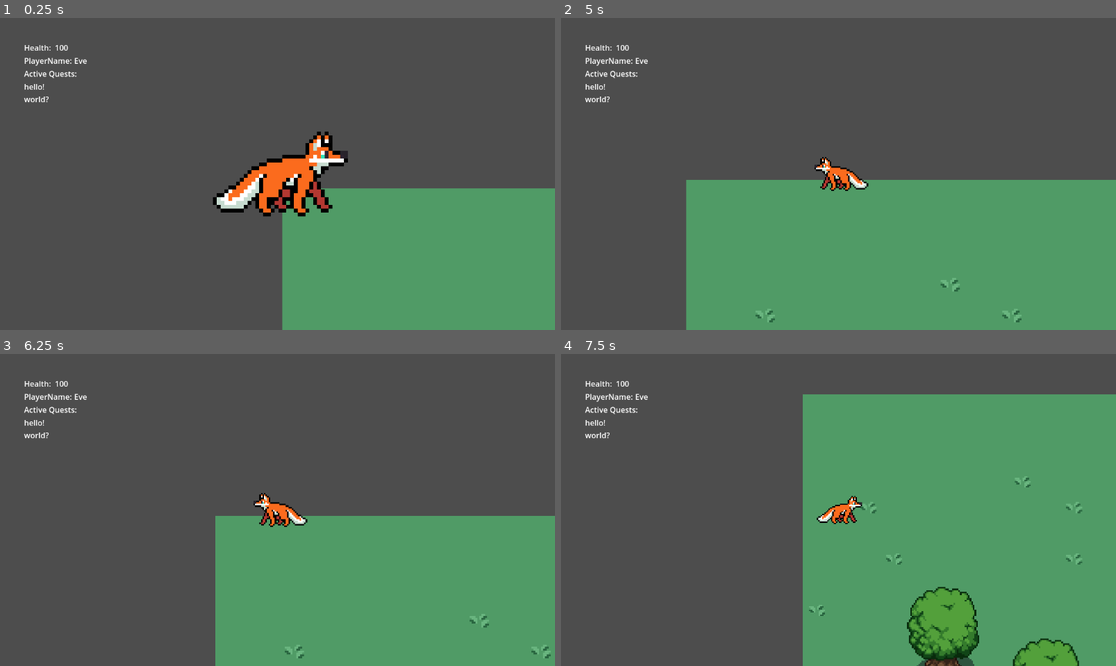
Above: before the commit, frames 1-4 (two rows, left to right).
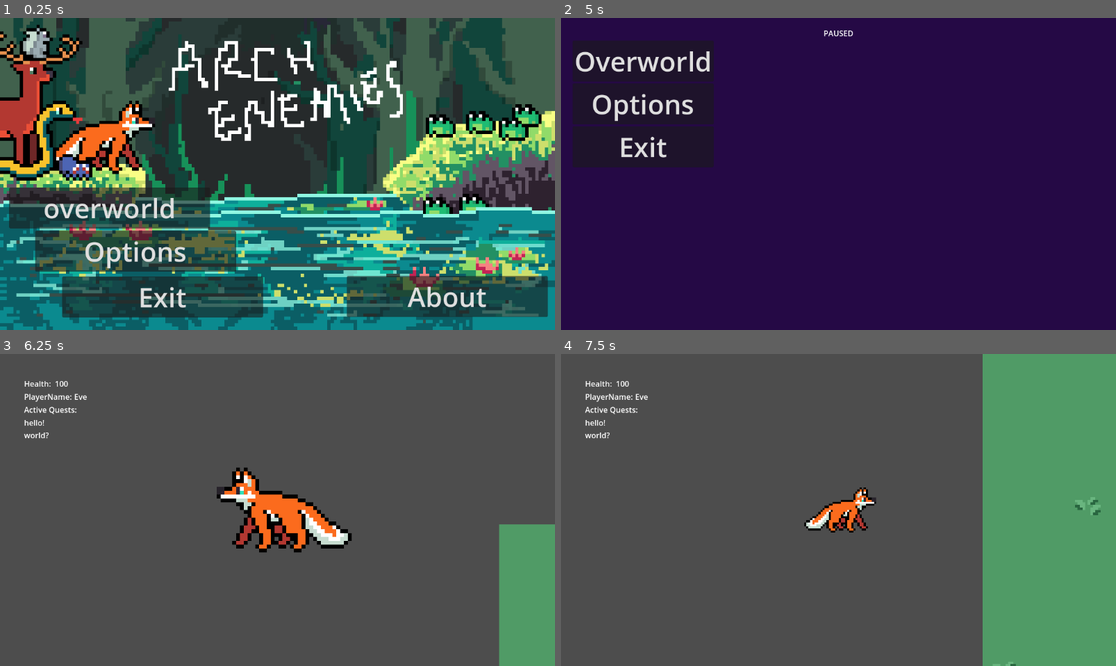
Above: after the commit, the same moments.

Repository: mango-gremlin/arch-enemies
Game: Godot game, scene res://ui/main_menu/main_menu.tscn
Two runs of this game, one before a commit and one after it. Both use one fixed random seed, a clock stepped at 60 frames per second and the inputs below. Before the commit the project starts from res://maingame.tscn.
Inputs (mouse positions are in pixels of both pictures, inside the frame that each line leads up to):
- Up to frame 1 (0.25 s): no input
- Up to frame 2 (5 s): click (672, 208) at 0.5 s, where only the run after the commit has a clickable "overworld"; tap Enter at 1.25 s; move the mouse to (960, 158) at 1.27 s; hold D (move_right) 1.28-2.03 s; tap Q (use_item, bound only after the commit) at 1.35, 2.3, 3.05, 3.8, 4.35 s; move the mouse to (727, 189) at 2.02 s; hold S (move_down) 2.03-2.78 s; tap E (interact_overworld) at 2.1 s; move the mouse to (894, 105) at 2.77 s; hold D (move_right) 2.78-3.53 s; hold Mouse wheel down (zoom_in) 2.78-3.53 s; move the mouse to (810, 236) at 3.52 s; hold W (move_up) 3.53-4.28 s; tap Mouse wheel up (zoom_out) at 3.6 s; move the mouse to (1005, 220) at 4.27 s; hold A (move_left) from 4.28 s (still down); tap Escape (open_menu, bound only after the commit) at 4.9 s
- Up to frame 3 (6.25 s): release A (move_left) at 5 s; click (83, 397) at 5 s, where only the run after the commit has a clickable "Overworld"; tap Space at 5.75 s; move the mouse to (111, 463) at 5.77 s; hold A (move_left) from 5.78 s (still down); tap Q (use_item, bound only after the commit) at 5.85 s
- Up to frame 4 (7.5 s): move the mouse to (866, 510) at 6.52 s; release A (move_left) at 6.53 s; hold S (move_down) 6.53-7.28 s; tap E (interact_overworld) at 6.6 s; tap Q (use_item, bound only after the commit) at 6.8 s; move the mouse to (755, 432) at 7.27 s; hold D (move_right) from 7.28 s (still down); tap Mouse wheel down (zoom_in) at 7.35 s

The runs differ from the first frame. In frame 1, 87% of the frame differs, in the area x 0-100%, y 0-100%; in frame 2, 100%; in frame 3, 26%; in frame 4, 32%.

Commit message:
add menu switching and pause menu

Diff:
--- a/testing_area/prototype_testing/overworld/project.godot
+++ b/testing_area/prototype_testing/overworld/project.godot
@@ -11,7 +11,7 @@
 [application]
 
 config/name="Go Dot"
-run/main_scene="res://maingame.tscn"
+run/main_scene="res://ui/main_menu/main_menu.tscn"
 config/features=PackedStringArray("4.1", "Forward Plus")
 
 [dotnet]
@@ -55,6 +55,16 @@
 "events": [Object(InputEventKey,"resource_local_to_scene":false,"resource_name":"","device":0,"window_id":0,"alt_pressed":false,"shift_pressed":false,"ctrl_pressed":false,"meta_pressed":false,"pressed":false,"keycode":0,"physical_keycode":69,"key_label":0,"unicode":0,"echo":false,"script":null)
 ]
 }
+use_item={
+"deadzone": 0.5,
+"events": [Object(InputEventKey,"resource_local_to_scene":false,"resource_name":"","device":0,"window_id":0,"alt_pressed":false,"shift_pressed":false,"ctrl_pressed":false,"meta_pressed":false,"pressed":false,"keycode":0,"physical_keycode":81,"key_label":0,"unicode":0,"echo":false,"script":null)
+]
+}
+open_menu={
+"deadzone": 0.5,
+"events": [Object(InputEventKey,"resource_local_to_scene":false,"resource_name":"","device":0,"window_id":0,"alt_pressed":false,"shift_pressed":false,"ctrl_pressed":false,"meta_pressed":false,"pressed":false,"keycode":0,"physical_keycode":4194305,"key_label":0,"unicode":0,"echo":false,"script":null)
+]
+}
 
 [layer_names]
 
--- a/testing_area/prototype_testing/overworld/script/main_menu.gd
+++ b/testing_area/prototype_testing/overworld/script/main_menu.gd
@@ -16,3 +16,7 @@
 
 func _on_about_pressed(): #about
 	pass
+
+
+func _on_overworld_pressed():
+	get_tree().change_scene_to_file("res://maingame.tscn")
--- a/testing_area/prototype_testing/overworld/ui/overworld_ui/main_menu.tscn
+++ b/testing_area/prototype_testing/overworld/ui/main_menu/main_menu.tscn
@@ -1,7 +1,7 @@
 [gd_scene load_steps=3 format=3 uid="uid://bm4bdq6ka013n"]
 
-[ext_resource type="Script" path="res://script/main_menu.gd" id="1_i22ru"]
-[ext_resource type="Texture2D" uid="uid://cm1xjw1g442ht" path="res://ui/overworld_ui/main_menu_background.png" id="1_u8lxq"]
+[ext_resource type="Script" path="res://script/main_menu.gd" id="1_7v467"]
+[ext_resource type="Texture2D" uid="uid://cm1xjw1g442ht" path="res://ui/main_menu/main_menu_background.png" id="2_qa8qt"]
 
 [node name="main_menu" type="Control"]
 layout_mode = 3
@@ -19,10 +19,10 @@
 anchor_bottom = 1.0
 grow_horizontal = 2
 grow_vertical = 2
-texture = ExtResource("1_u8lxq")
+texture = ExtResource("2_qa8qt")
 expand_mode = 2
 
-[node name="Button" type="Button" parent="."]
+[node name="overworld" type="Button" parent="."]
 layout_mode = 0
 offset_left = 19.0
 offset_top = 352.0
@@ -30,7 +30,8 @@
 offset_bottom = 437.0
 theme_override_constants/outline_size = 0
 theme_override_font_sizes/font_size = 56
-text = "Play"
+text = "overworld
+"
 
 [node name="Options" type="Button" parent="."]
 layout_mode = 0
@@ -62,7 +63,7 @@
 theme_override_font_sizes/font_size = 56
 text = "About"
 
-[connection signal="pressed" from="Button" to="." method="_on_button_pressed"]
+[connection signal="pressed" from="overworld" to="." method="_on_overworld_pressed"]
 [connection signal="pressed" from="Options" to="." method="_on_options_pressed"]
 [connection signal="pressed" from="Exit" to="." method="_on_exit_pressed"]
 [connection signal="pressed" from="About" to="." method="_on_about_pressed"]
--- /dev/null
+++ b/testing_area/prototype_testing/overworld/ui/menu/pause_menu.gd
@@ -0,0 +1,22 @@
+extends Control
+
+
+# Called when the node enters the scene tree for the first time.
+func _ready():
+	pass # Replace with function body.
+
+
+# Called every frame. 'delta' is the elapsed time since the previous frame.
+func _process(delta):
+	pass
+
+
+
+func _on_overworld_pressed():
+	# TODO improve  by constantly saving the previous scene in a variable!
+	get_tree().change_scene_to_file("res://maingame.tscn")
+
+
+func _on_exit_pressed():
+	# exit game
+	get_tree().quit()
--- /dev/null
+++ b/testing_area/prototype_testing/overworld/ui/menu/pause_menu.tscn
@@ -0,0 +1,72 @@
+[gd_scene load_steps=2 format=3 uid="uid://cv4r3ql0yg1la"]
+
+[ext_resource type="Script" path="res://ui/menu/pause_menu.gd" id="1_vyga1"]
+
+[node name="pause_menu" type="Control"]
+layout_mode = 3
+anchors_preset = 15
+anchor_right = 1.0
+anchor_bottom = 1.0
+grow_horizontal = 2
+grow_vertical = 2
+script = ExtResource("1_vyga1")
+
+[node name="ColorRect" type="ColorRect" parent="."]
+layout_mode = 1
+anchors_preset = 15
+anchor_right = 1.0
+anchor_bottom = 1.0
+grow_horizontal = 2
+grow_vertical = 2
+color = Color(0.145098, 0.0352941, 0.270588, 1)
+
+[node name="MarginContainer" type="MarginContainer" parent="."]
+layout_mode = 1
+anchors_preset = 15
+anchor_right = 1.0
+anchor_bottom = 1.0
+grow_horizontal = 2
+grow_vertical = 2
+theme_override_constants/margin_left = 20
+theme_override_constants/margin_top = 20
+theme_override_constants/margin_right = 20
+theme_override_constants/margin_bottom = 20
+
+[node name="VBoxContainer" type="VBoxContainer" parent="MarginContainer"]
+layout_mode = 2
+
+[node name="Label" type="Label" parent="MarginContainer/VBoxContainer"]
+layout_mode = 2
+text = "PAUSED
+"
+horizontal_alignment = 1
+
+[node name="HBoxContainer" type="HBoxContainer" parent="MarginContainer/VBoxContainer"]
+layout_mode = 2
+
+[node name="MarginContainer" type="MarginContainer" parent="MarginContainer/VBoxContainer/HBoxContainer"]
+layout_mode = 2
+
+[node name="VBoxContainer" type="VBoxContainer" parent="MarginContainer/VBoxContainer/HBoxContainer"]
+layout_mode = 2
+
+[node name="overworld" type="Button" parent="MarginContainer/VBoxContainer/HBoxContainer/VBoxContainer"]
+layout_mode = 2
+theme_override_constants/outline_size = 0
+theme_override_font_sizes/font_size = 56
+text = "Overworld"
+
+[node name="Options" type="Button" parent="MarginContainer/VBoxContainer/HBoxContainer/VBoxContainer"]
+layout_mode = 2
+theme_override_constants/outline_size = 0
+theme_override_font_sizes/font_size = 56
+text = "Options"
+
+[node name="Exit" type="Button" parent="MarginContainer/VBoxContainer/HBoxContainer/VBoxContainer"]
+layout_mode = 2
+theme_override_constants/outline_size = 0
+theme_override_font_sizes/font_size = 56
+text = "Exit"
+
+[connection signal="pressed" from="MarginContainer/VBoxContainer/HBoxContainer/VBoxContainer/overworld" to="." method="_on_overworld_pressed"]
+[connection signal="pressed" from="MarginContainer/VBoxContainer/HBoxContainer/VBoxContainer/Exit" to="." method="_on_exit_pressed"]
Not shown: 1 places in testing_area/prototype_testing/overworld/ui/main_menu/main_menu.tscn that only renumber resources
Renamed: testing_area/prototype_testing/overworld/ui/overworld_ui/main_menu_background.png -> testing_area/prototype_testing/overworld/ui/main_menu/main_menu_background.png
Not shown, changed: testing_area/prototype_testing/overworld/ui/main_menu/main_menu_background.png.import
